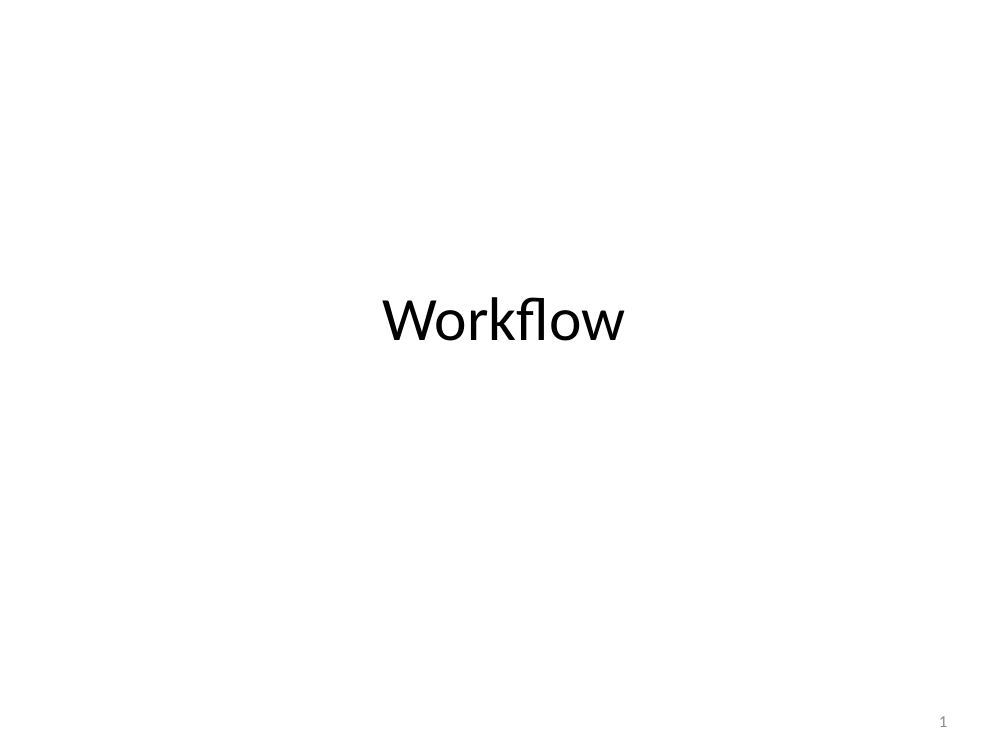
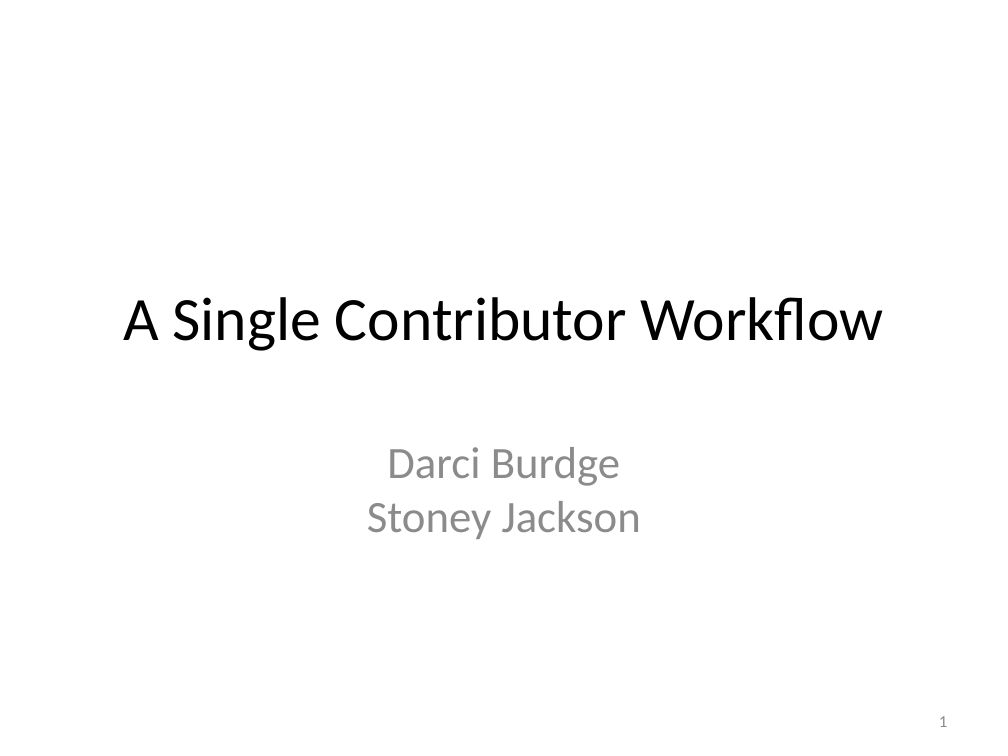
Before and after one commit to foss2serve/github-workflow-activity, a slide deck: slide 1 of tutorial2/presentation.pptx. Drawn at 1008x756 pixels with LibreOffice and Linux fonts; fonts in the diff are those of the drawing. Boxes give left, top, right and bottom in pixels: in the first picture for what was removed or moved away, otherwise in the second. Text is boxed around its words. In the diff, an @@ line names an element or a change of style, - is before the commit and + after.

```diff
--- a/tutorial2/presentation.pptx
+++ b/tutorial2/presentation.pptx
@@ title at (123, 297, 884, 351): text changed @@
-Workflow
+A Single Contributor Workflow
@@ subtitle added at (367, 447, 641, 539), 32 pt, text #8C8C8C @@
+Darci Burdge
+Stoney Jackson
```
Also in this commit, not shown: 1 slide added.
